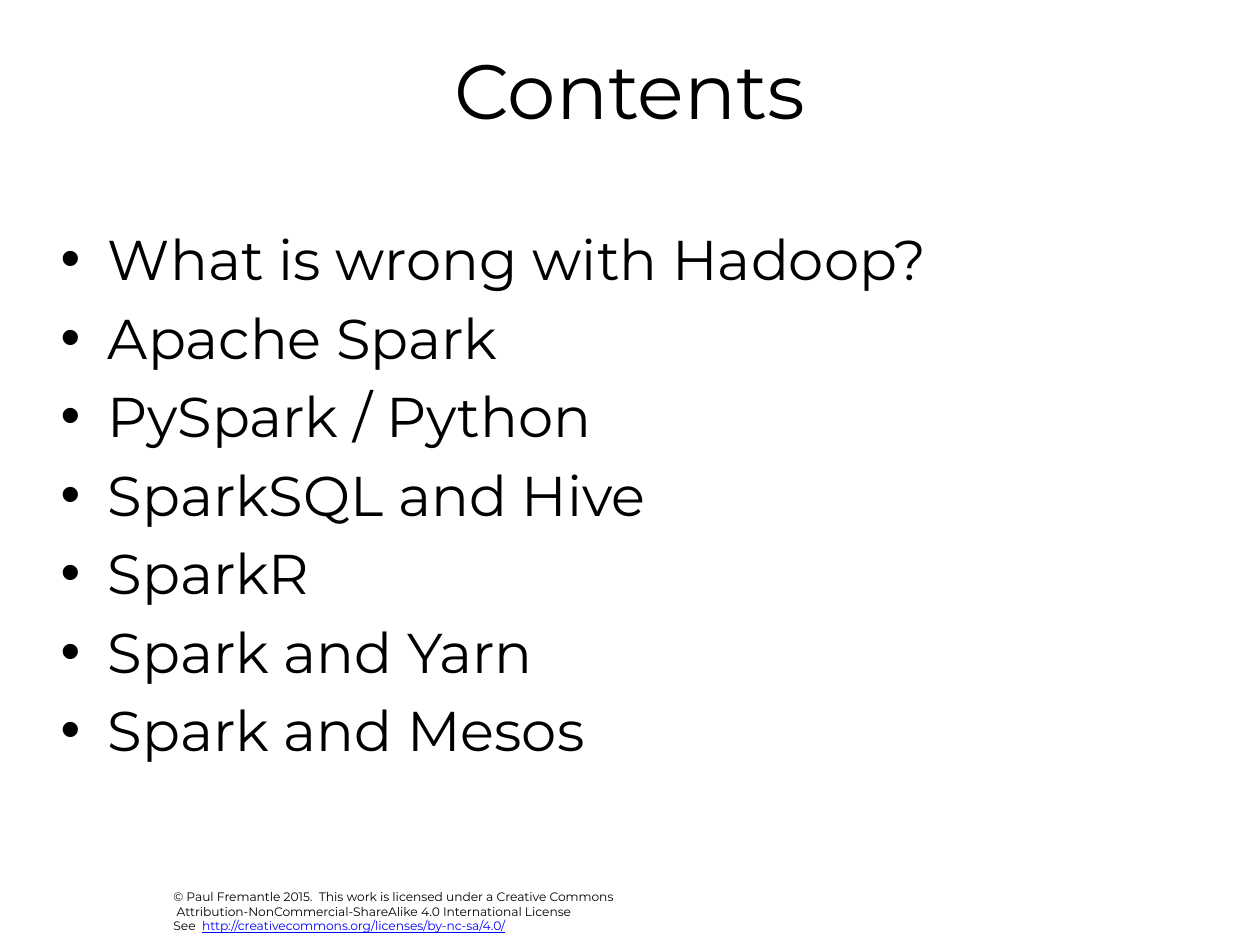
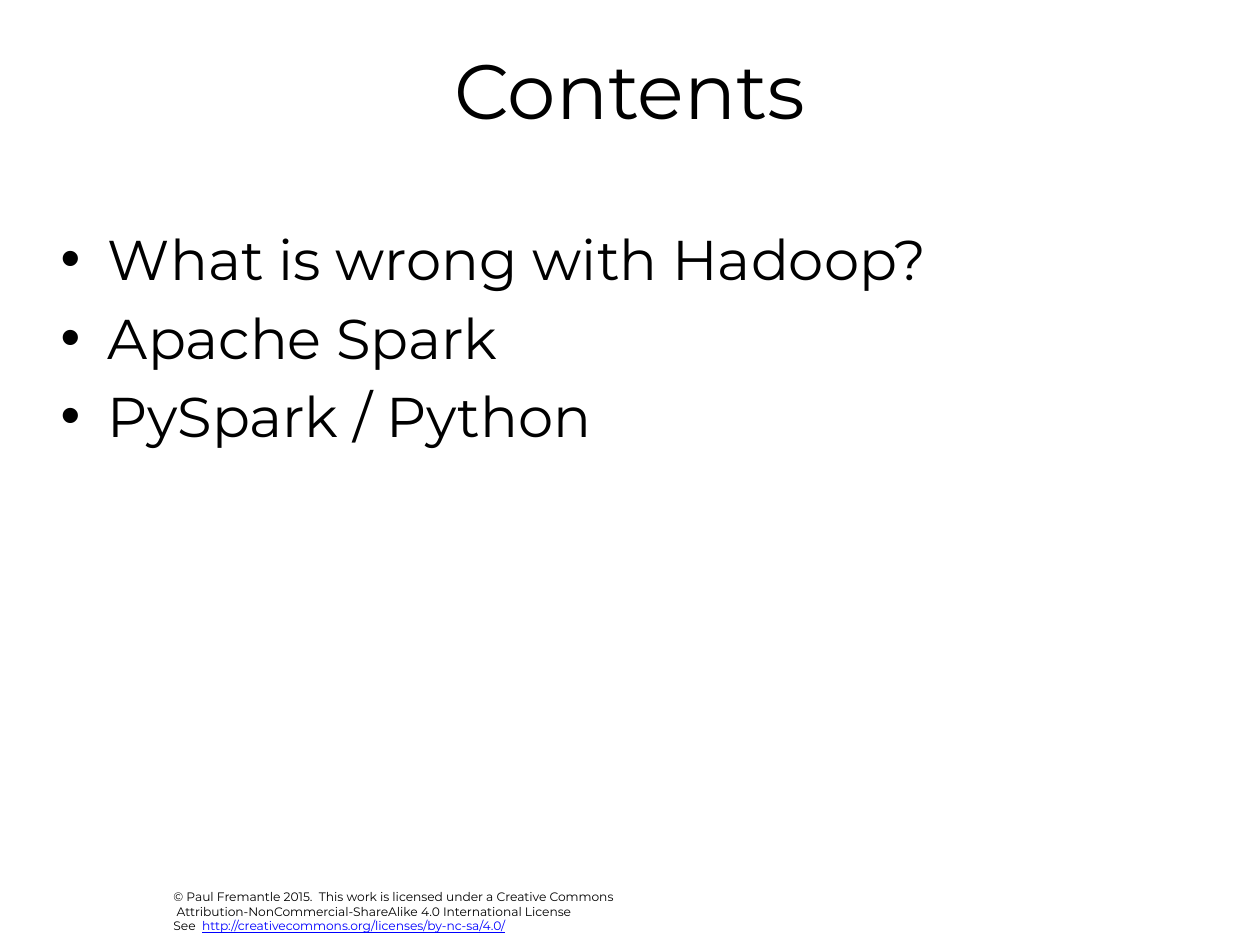
Before and after one commit to julieweeds/BigData, a slide deck: slide 2 of pres-source/03-spark.pptx. Drawn at 1260x945 pixels with LibreOffice and Linux fonts; fonts in the diff are those of the drawing; background and template pictures are left out. Boxes give left, top, right and bottom in pixels: in the first picture for what was removed or moved away, otherwise in the second. Text is boxed around its words. In the diff, an @@ line names an element or a change of style, - is before the commit and + after.

```diff
--- a/pres-source/03-spark.pptx
+++ b/pres-source/03-spark.pptx
@@ text at (108,474,646,762): paragraphs removed @@
-• SparkSQL and Hive
-• SparkR
-• Spark and Yarn
-• Spark and Mesos
```
Also in this commit, not shown: 9 other slides changed, 3 slides added, 1 slide removed, 3 other files.
